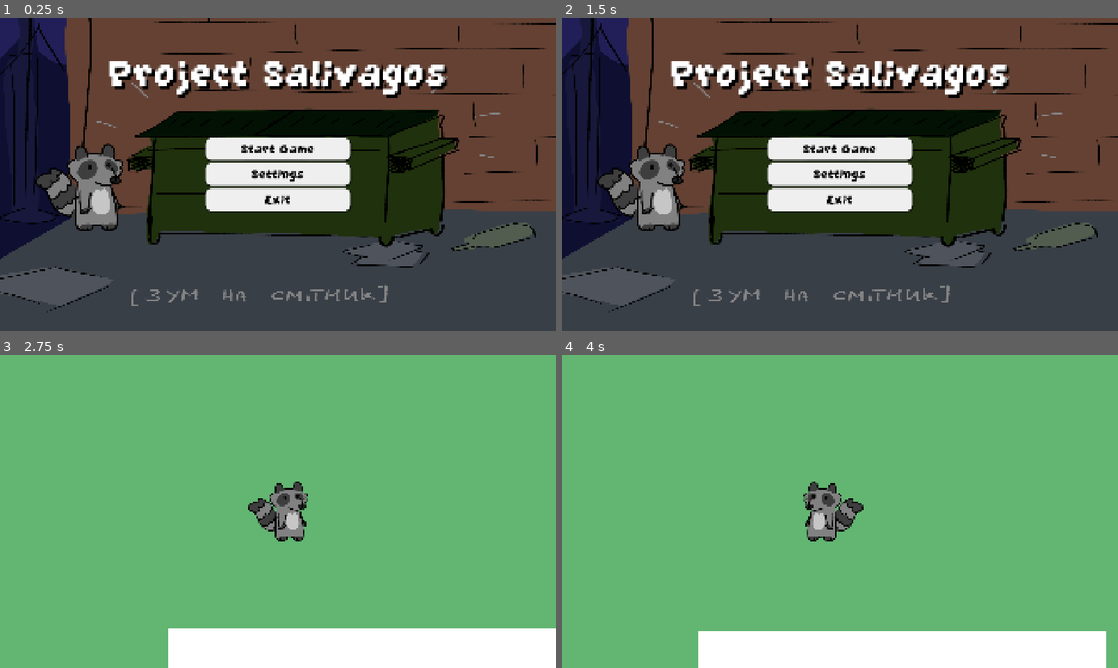
Above: before the commit, frames 1-4 (two rows, left to right).
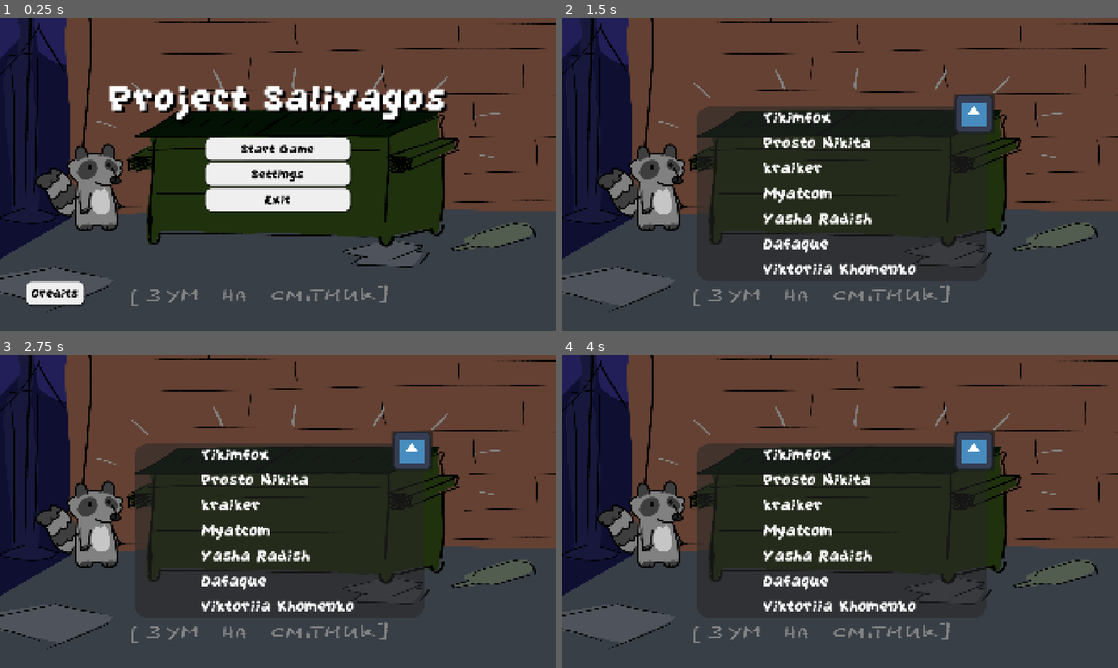
Above: after the commit, the same moments.

Repository: Kra1ker/Xenon
Game: Godot game, scene res://MainMenu/main_menu.tscn
Two runs of this game, one before a commit and one after it. Both use one fixed random seed, a clock stepped at 60 frames per second and the inputs below. The engine's default icon, where the game draws it, is replaced by a stand-in: a white triangle on a blue panel in a dark square.
Inputs (mouse positions are in pixels of both pictures, inside the frame that each line leads up to):
- Up to frame 1 (0.25 s): no input
- Up to frame 2 (1.5 s): click "Settings" at 0.5 s; click (617, 293) at 1.25 s, where only the run after the commit has a clickable "Credits"
- Up to frame 3 (2.75 s): click (278, 486) at 2 s, where only the run before the commit has a clickable "Start Game"
- Up to frame 4 (4 s): tap Enter at 2.75 s; move the mouse to (962, 495) at 2.77 s; click (962, 495) at 2.92 s; move the mouse to (728, 527) at 3.52 s; click (728, 527) at 3.67 s

The runs differ from the first frame. In frame 1, 7.8% of the frame differs, in the area x 4-81%, y 13-92%; in frame 2, 14%; in frame 3, 100%, in the area x 0-100%, y 0-100%; in frame 4, 100%.

Commit message:
add credits members
Add credits members, update script

Diff:
--- a/MainMenu/main_menu.gd
+++ b/MainMenu/main_menu.gd
@@ -1,6 +1,9 @@
 extends Control
 
-
+@onready var vboxbuttons = $VBoxButtons
+@onready var label = $Label
+@onready var button_credits = $ButtonCredits
+@onready var credits_panel = $CreditsMembers
 # Called when the node enters the scene tree for the first time.
 func _ready() -> void:
 	pass # Replace with function body.
@@ -23,3 +26,25 @@
 func _on_button_exit_pressed() -> void:
 	print("Exit Pressed")
 	get_tree().quit()
+
+
+func _on_button_credits_pressed() -> void:
+	credits_panel.show()
+
+	vboxbuttons.hide()
+	vboxbuttons.process_mode = Node.PROCESS_MODE_DISABLED
+	label.hide()
+	label.process_mode = Node.PROCESS_MODE_DISABLED
+	button_credits.hide()
+	button_credits.process_mode = Node.PROCESS_MODE_DISABLED
+
+
+func _on_button_close_credits_pressed() -> void:
+	credits_panel.hide()
+
+	vboxbuttons.show()
+	vboxbuttons.process_mode = Node.PROCESS_MODE_INHERIT
+	label.show()
+	label.process_mode = Node.PROCESS_MODE_INHERIT
+	button_credits.show()
+	button_credits.process_mode = Node.PROCESS_MODE_INHERIT
--- a/MainMenu/main_menu.tscn
+++ b/MainMenu/main_menu.tscn
@@ -4,6 +4,7 @@
 [ext_resource type="Texture2D" uid="uid://dljtnlbe0nm3r" path="res://MainMenu/Untitled397_20260813233353.png" id="1_nhkf3"]
 [ext_resource type="Texture2D" uid="uid://b4imutbuygnbw" path="res://char.png" id="2_3w4mj"]
 [ext_resource type="FontFile" uid="uid://c6k4njotqaskw" path="res://MainMenu/GrapeSoda.ttf" id="2_5de1l"]
+[ext_resource type="Texture2D" uid="uid://l5tn6q4ink68" path="res://icon.svg" id="5_po2gx"]
 
 [sub_resource type="StyleBoxTexture" id="StyleBoxTexture_8ncqn"]
 texture = ExtResource("1_nhkf3")
@@ -104,6 +105,17 @@
 shadow_offset = Vector2(2, 3)
 
 [sub_resource type="StyleBoxEmpty" id="StyleBoxEmpty_po2gx"]
+
+[sub_resource type="StyleBoxFlat" id="StyleBoxFlat_88ks5"]
+bg_color = Color(0.7254902, 0.7372549, 0.73333335, 0)
+corner_radius_top_left = 45
+corner_radius_top_right = 45
+corner_radius_bottom_right = 45
+corner_radius_bottom_left = 45
+corner_detail = 10
+shadow_color = Color(0.15294118, 0.15294118, 0.15294118, 0.5529412)
+shadow_size = 1
+shadow_offset = Vector2(5, 10)
 
 [node name="MainMenu" type="Control" unique_id=2025526614]
 layout_mode = 3
@@ -123,7 +135,7 @@
 grow_vertical = 2
 theme_override_styles/panel = SubResource("StyleBoxTexture_8ncqn")
 
-[node name="VBoxContainer" type="VBoxContainer" parent="." unique_id=670945665]
+[node name="VBoxButtons" type="VBoxContainer" parent="." unique_id=670945665]
 layout_mode = 1
 anchors_preset = 8
 anchor_left = 0.5
@@ -138,7 +150,7 @@
 grow_vertical = 2
 theme_override_constants/separation = 10
 
-[node name="ButtonStart" type="Button" parent="VBoxContainer" unique_id=1657029839]
+[node name="ButtonStart" type="Button" parent="VBoxButtons" unique_id=1657029839]
 layout_mode = 2
 size_flags_vertical = 3
 theme_override_colors/font_color = Color(0, 0, 0, 1)
@@ -152,7 +164,7 @@
 text = "Start Game
 "
 
-[node name="ButtonSettings" type="Button" parent="VBoxContainer" unique_id=2102288370]
+[node name="ButtonSettings" type="Button" parent="VBoxButtons" unique_id=2102288370]
 layout_mode = 2
 size_flags_vertical = 3
 theme_override_colors/font_color = Color(0, 0, 0, 1)
@@ -167,7 +179,7 @@
 
 "
 
-[node name="ButtonExit" type="Button" parent="VBoxContainer" unique_id=552682357]
+[node name="ButtonExit" type="Button" parent="VBoxButtons" unique_id=552682357]
 layout_mode = 2
 size_flags_vertical = 3
 theme_override_colors/font_color = Color(0, 0, 0, 1)
@@ -190,7 +202,7 @@
 offset_left = -583.0
 offset_top = 108.0
 offset_right = 583.0
-offset_bottom = 447.0
+offset_bottom = 618.0001
 grow_horizontal = 2
 theme_override_colors/font_shadow_color = Color(0, 0, 0, 1)
 theme_override_constants/shadow_offset_x = 10
@@ -202,10 +214,121 @@
 horizontal_alignment = 1
 vertical_alignment = 1
 
-[node name="Char" type="Sprite2D" parent="." unique_id=620115621]
+[node name="Raccoon" type="Sprite2D" parent="." unique_id=620115621]
 position = Vector2(274, 585)
 texture = ExtResource("2_3w4mj")
 
-[connection signal="pressed" from="VBoxContainer/ButtonStart" to="." method="_on_button_start_pressed"]
-[connection signal="pressed" from="VBoxContainer/ButtonSettings" to="." method="_on_button_settings_pressed"]
-[connection signal="pressed" from="VBoxContainer/ButtonExit" to="." method="_on_button_exit_pressed"]
+[node name="ButtonCredits" type="Button" parent="." unique_id=170241225]
+layout_mode = 1
+anchors_preset = 2
+anchor_top = 1.0
+anchor_bottom = 1.0
+offset_left = 90.0
+offset_top = -170.0
+offset_right = 290.0
+offset_bottom = -90.0
+grow_vertical = 0
+size_flags_vertical = 3
+theme_override_colors/font_color = Color(0, 0, 0, 1)
+theme_override_fonts/font = ExtResource("2_5de1l")
+theme_override_font_sizes/font_size = 55
+theme_override_styles/normal = SubResource("StyleBoxFlat_whdr2")
+theme_override_styles/pressed = SubResource("StyleBoxFlat_5de1l")
+theme_override_styles/hover = SubResource("StyleBoxFlat_ajn5b")
+theme_override_styles/disabled = SubResource("StyleBoxFlat_po2gx")
+theme_override_styles/focus = SubResource("StyleBoxEmpty_5de1l")
+text = "Credits
+"
+
+[node name="CreditsMembers" type="Panel" parent="." unique_id=1478708463]
+visible = false
+layout_mode = 1
+anchors_preset = 8
+anchor_left = 0.5
+anchor_top = 0.5
+anchor_right = 0.5
+anchor_bottom = 0.5
+offset_left = -500.0
+offset_top = -243.0
+offset_right = 500.0
+offset_bottom = 357.0
+grow_horizontal = 2
+grow_vertical = 2
+theme_override_styles/panel = SubResource("StyleBoxFlat_88ks5")
+
+[node name="ButtonCloseCredits" type="Button" parent="CreditsMembers" unique_id=1347308461]
+layout_mode = 1
+anchors_preset = 1
+anchor_left = 1.0
+anchor_right = 1.0
+offset_left = -106.0
+offset_top = -34.0
+offset_right = 34.0
+offset_bottom = 102.0
+grow_horizontal = 0
+size_flags_vertical = 3
+text = "
+"
+icon = ExtResource("5_po2gx")
+
+[node name="VBoxMembers" type="VBoxContainer" parent="CreditsMembers" unique_id=1285633432]
+layout_mode = 1
+anchors_preset = 13
+anchor_left = 0.5
+anchor_right = 0.5
+anchor_bottom = 1.0
+offset_left = -265.0
+offset_top = 12.0
+offset_right = 265.0
+offset_bottom = 12.0
+grow_horizontal = 2
+grow_vertical = 2
+theme_override_constants/separation = 16
+
+[node name="Member1" type="Label" parent="CreditsMembers/VBoxMembers" unique_id=1619440310]
+layout_mode = 2
+theme_override_fonts/font = ExtResource("2_5de1l")
+theme_override_font_sizes/font_size = 70
+text = "Tikimfox"
+
+[node name="Member2" type="Label" parent="CreditsMembers/VBoxMembers" unique_id=516557257]
+layout_mode = 2
+theme_override_fonts/font = ExtResource("2_5de1l")
+theme_override_font_sizes/font_size = 70
+text = "Prosto Nikita"
+
+[node name="Member3" type="Label" parent="CreditsMembers/VBoxMembers" unique_id=1159672937]
+layout_mode = 2
+theme_override_fonts/font = ExtResource("2_5de1l")
+theme_override_font_sizes/font_size = 70
+text = "kraiker"
+
+[node name="Member4" type="Label" parent="CreditsMembers/VBoxMembers" unique_id=582391465]
+layout_mode = 2
+theme_override_fonts/font = ExtResource("2_5de1l")
+theme_override_font_sizes/font_size = 70
+text = "Myatcom"
+
+[node name="Member5" type="Label" parent="CreditsMembers/VBoxMembers" unique_id=372104562]
+layout_mode = 2
+theme_override_fonts/font = ExtResource("2_5de1l")
+theme_override_font_sizes/font_size = 70
+text = "Yasha Radish"
+
+[node name="Member6" type="Label" parent="CreditsMembers/VBoxMembers" unique_id=656941912]
+layout_mode = 2
+theme_override_fonts/font = ExtResource("2_5de1l")
+theme_override_font_sizes/font_size = 70
+text = "Dafaque"
+
+[node name="Member7" type="Label" parent="CreditsMembers/VBoxMembers" unique_id=405014308]
+layout_mode = 2
+theme_override_fonts/font = ExtResource("2_5de1l")
+theme_override_font_sizes/font_size = 70
+text = "Viktoriia Khomenko"
+
+[connection signal="pressed" from="VBoxButtons/ButtonStart" to="." method="_on_button_start_pressed"]
+[connection signal="pressed" from="VBoxButtons/ButtonSettings" to="." method="_on_button_settings_pressed"]
+[connection signal="pressed" from="VBoxButtons/ButtonExit" to="." method="_on_button_exit_pressed"]
+[connection signal="pressed" from="ButtonCredits" to="." method="_on_button_credits_pressed"]
+[connection signal="pressed" from="CreditsMembers/ButtonCloseCredits" to="." method="_on_button_close_credits_pressed"]
